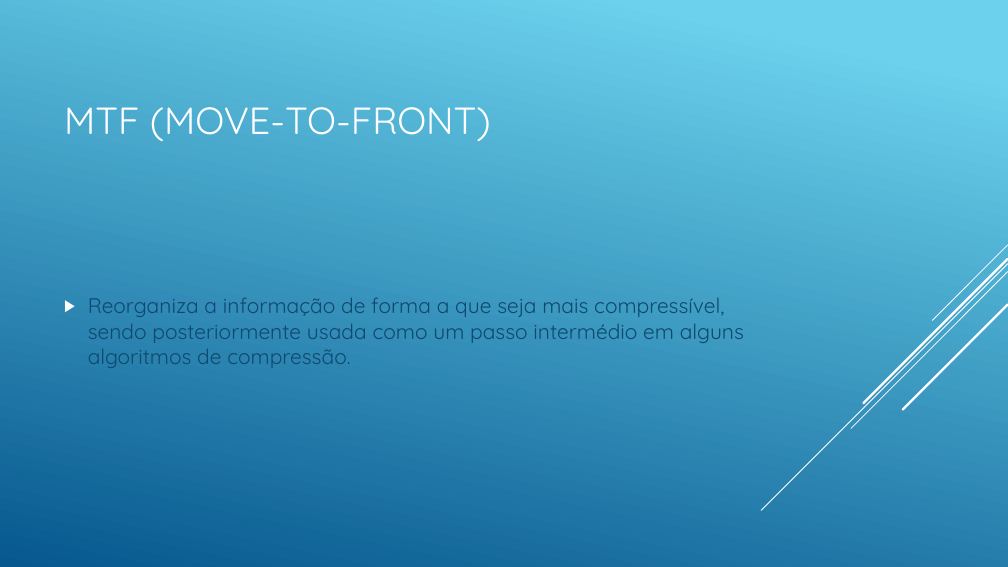
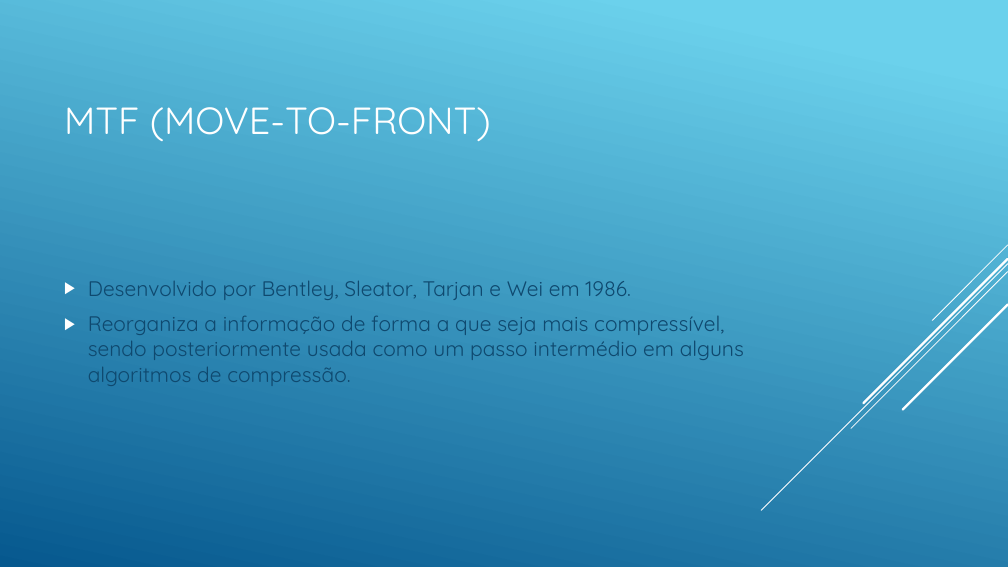
Before and after one commit to fabirino/TI_TP2, a slide deck: slide 8 of Apresentacao.pptx. Drawn at 1008x567 pixels with LibreOffice and Linux fonts; fonts in the diff are those of the drawing. Boxes give left, top, right and bottom in pixels: in the first picture for what was removed or moved away, otherwise in the second. Text is boxed around its words. In the diff, an @@ line names an element or a change of style, - is before the commit and + after.

```diff
--- a/Apresentacao.pptx
+++ b/Apresentacao.pptx
@@ text at box(88, 281, 631, 300): paragraph added @@
+▶ Desenvolvido por Bentley, Sleator, Tarjan e Wei em 1986.
```
Also in this commit, not shown: 5 other slides changed, 2 slides added, 1 slide removed, 3 other files.
